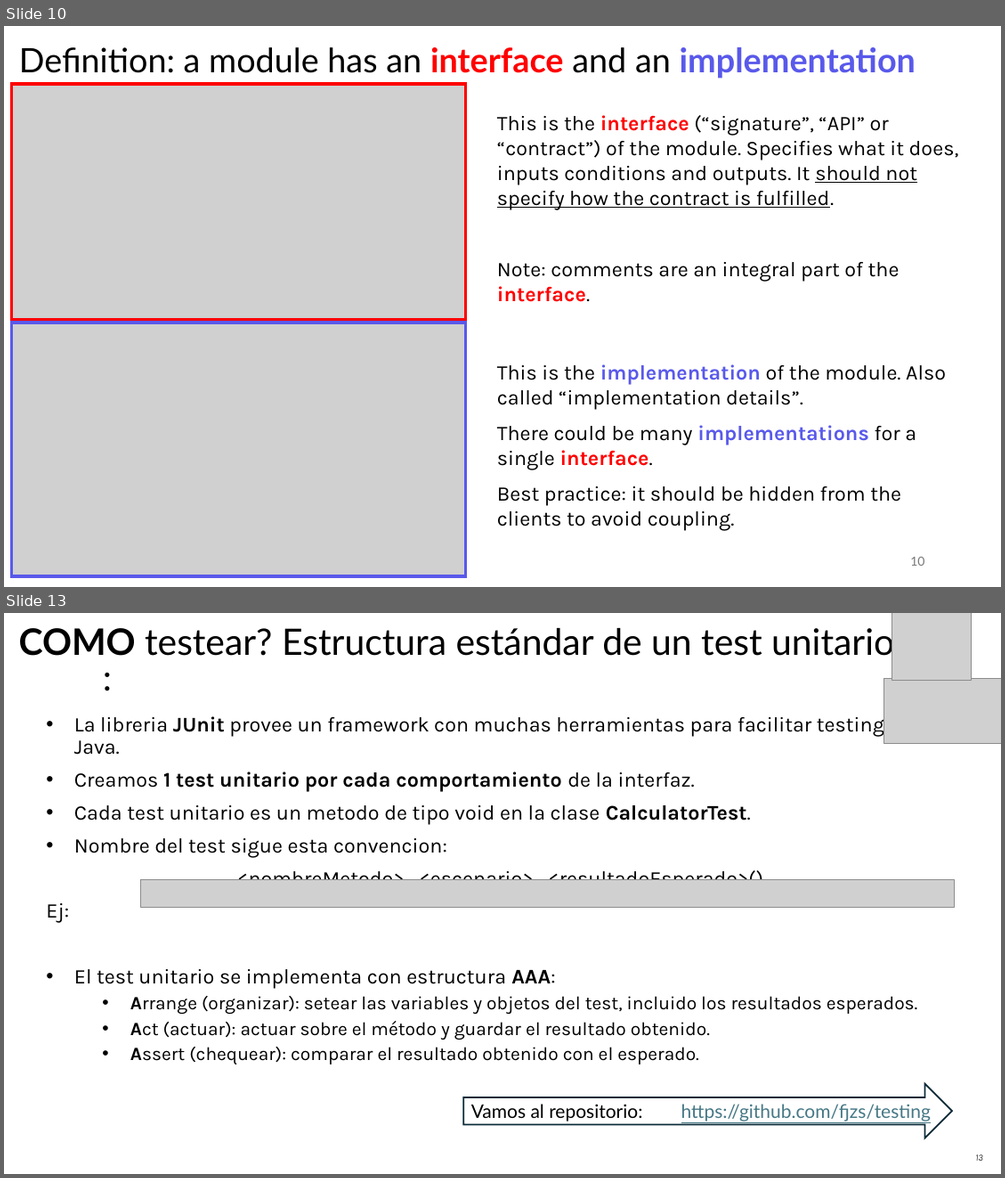
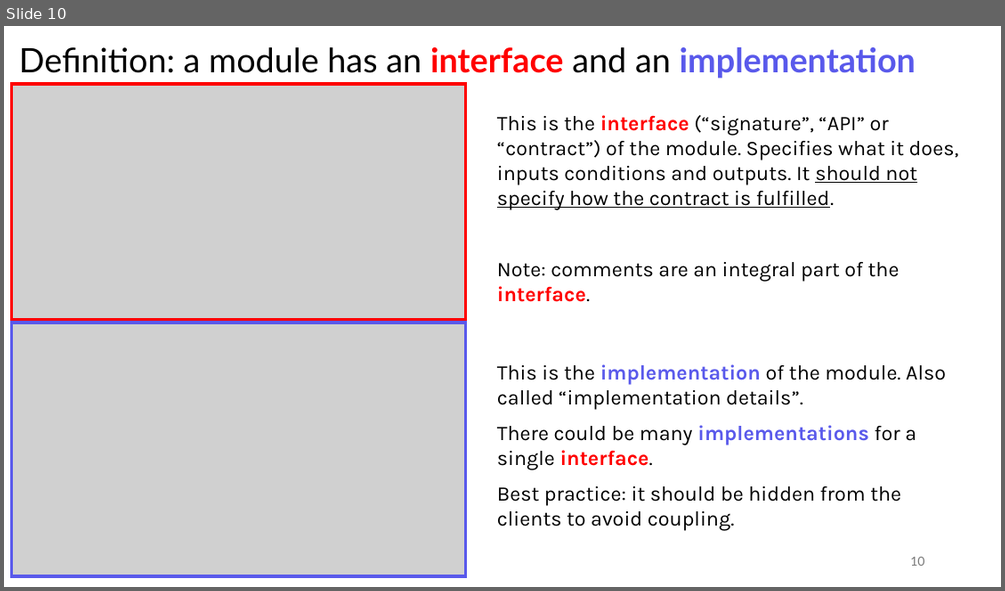
Before and after one commit to sefop/training-testing-python, a slide deck: exercises/unit-tests/instructions.pptx. Shown one above the other, each under a label of ours: slides 10 and 13 before the commit, slide 10 after it; the slides between them are not shown. The pictures are 1005x1178 and 1005x591 pixels, drawn with LibreOffice and Linux fonts; fonts in the diff are those of the drawing; grey boxes stand for pictures; background and template pictures are left out. Boxes give left, top, right and bottom in pixels: in the first picture for what was removed or moved away, otherwise in the second. Text is boxed around its words. In the diff, an @@ line names an element or a change of style, - is before the commit and + after.

```diff
--- a/exercises/unit-tests/instructions.pptx
+++ b/exercises/unit-tests/instructions.pptx
@@ slide 13 removed at (x1=4, y1=613, x2=1001, y2=1174), background #FFFFFF @@
@@ text removed at (x1=19, y1=623, x2=894, y2=732) @@
-COMO testear? Estructura estándar de un test unitario con :
@@ picture removed at (x1=892, y1=613, x2=971, y2=681) @@
@@ picture removed at (x1=884, y1=678, x2=1001, y2=744) @@
@@ text removed at (x1=46, y1=713, x2=918, y2=1064) @@
-• La libreria JUnit provee un framework con muchas herramientas para facilitar testing en Java.
-• Creamos 1 test unitario por cada comportamiento de la interfaz.
-• Cada test unitario es un metodo de tipo void en la clase CalculatorTest.
-• Nombre del test sigue esta convencion:
-<nombreMetodo>_<escenario>_<resultadoEsperado>()
-Ej:
-• El test unitario se implementa con estructura AAA:
-  • Arrange (organizar): setear las variables y objetos del test, incluido los resultados esperados.
-  • Act (actuar): actuar sobre el método y guardar el resultado obtenido.
-  • Assert (chequear): comparar el resultado obtenido con el esperado.
@@ picture removed at (x1=140, y1=880, x2=954, y2=907) @@
@@ right arrow removed at (x1=463, y1=1083, x2=952, y2=1138) @@
-Vamos al repositorio: https://github.com/fjzs/testing
@@ page number removed at (x1=975, y1=1154, x2=983, y2=1160) @@
-13
```
Also in this commit, not shown: 3 slides changed, 3 slides added.
